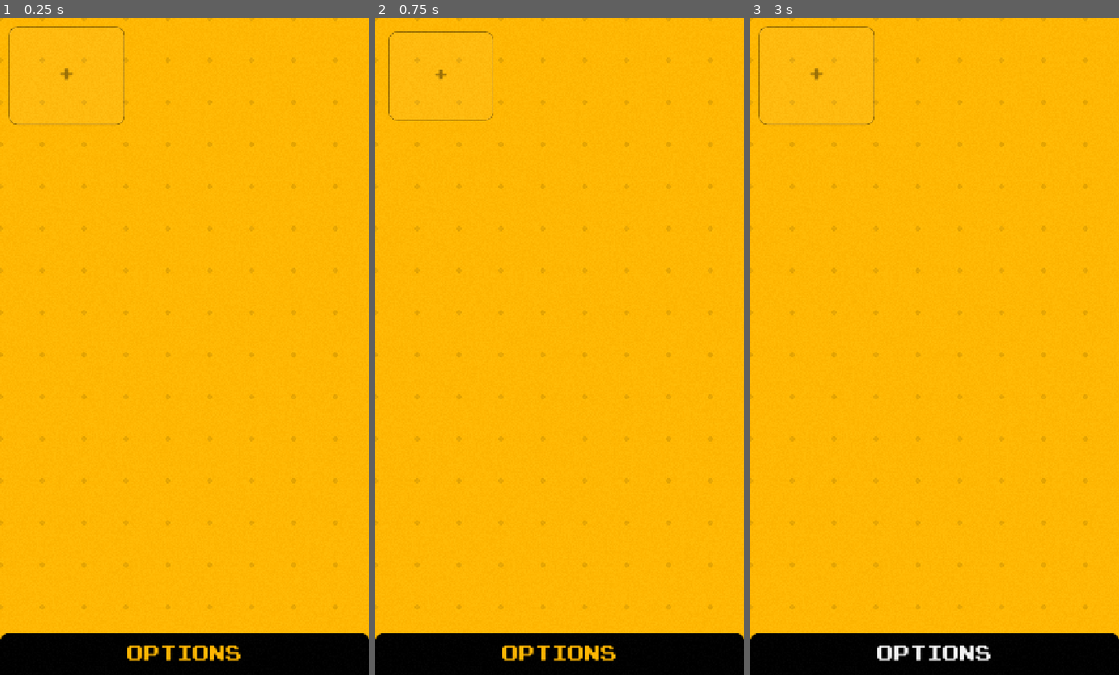
Above: before the commit, frames 1-3 (left to right).
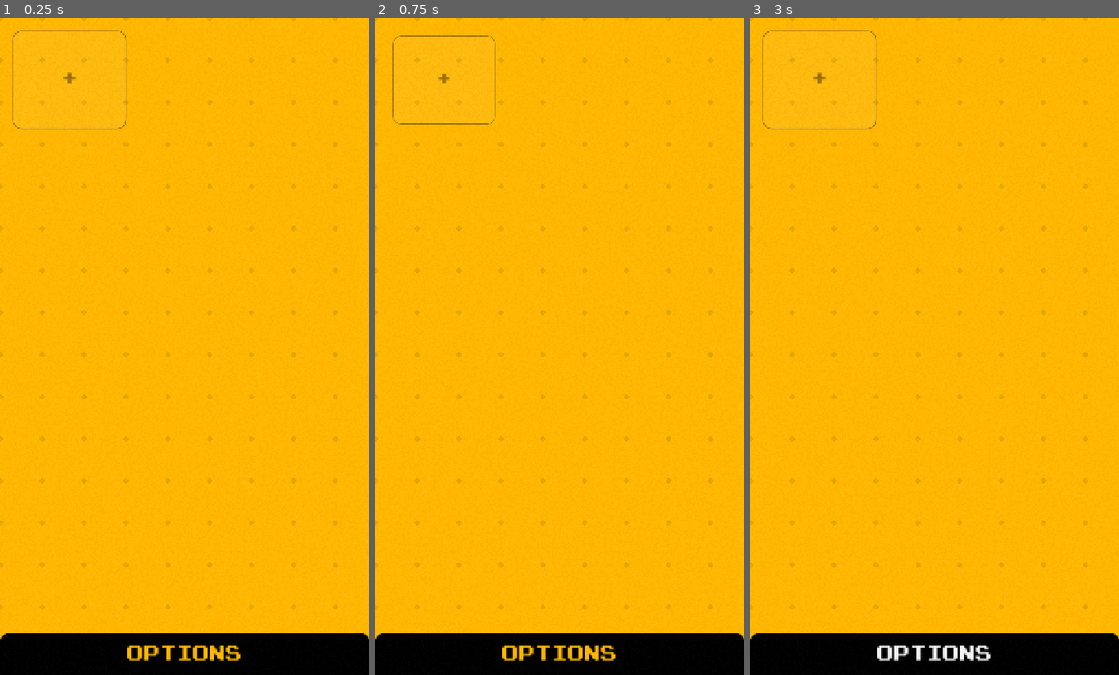
Above: after the commit, the same moments.

Repository: gatheesha/godak
Game: Godot game, scene res://app.tscn
Two runs of this game, one before a commit and one after it. Both use one fixed random seed, a clock stepped at 60 frames per second and the inputs below. Sound files missing from this copy of the repository are replaced by a short silence.
Inputs (mouse positions are in pixels of both pictures, inside the frame that each line leads up to; where the layout moved, square brackets give the same spot in the first picture):
- Up to frame 1 (0.25 s): no input
- Up to frame 2 (0.75 s): click (445, 77) [441, 77] at 0.5 s
- Up to frame 3 (3 s): click (820, 77) [816, 77] at 1.25 s; click (820, 77) [816, 77] at 2 s; click "OPTIONS" at 2.75 s

The runs differ from the first frame. In frame 1, 0.6% of the frame differs, in the area x 2-35%, y 1-17%; in frame 2, 0.4%; in frame 3, 0.6%.

Commit message:
fixes

Diff:
--- a/app.tscn
+++ b/app.tscn
@@ -4,7 +4,7 @@
 [ext_resource type="PackedScene" uid="uid://cpkabwl483e1d" path="res://background/background.tscn" id="2_d7sxu"]
 [ext_resource type="PackedScene" uid="uid://bjhhw0xd6282m" path="res://panel/panel.tscn" id="2_i4801"]
 [ext_resource type="Script" uid="uid://5eexlsjakntb" path="res://audio_grid/grid_container.gd" id="2_qbwvd"]
-[ext_resource type="PackedScene" uid="uid://bl8vda4h2bwyh" path="res://Notify/notify.tscn" id="4_nee2x"]
+[ext_resource type="PackedScene" uid="uid://bl8vda4h2bwyh" path="res://notify/notify.tscn" id="4_nee2x"]
 [ext_resource type="Script" uid="uid://bx600xmw11qfk" path="res://bottom_bar/bottom_bar.gd" id="4_v7vdx"]
 
 [sub_resource type="Shader" id="Shader_d7sxu"]
@@ -131,10 +131,10 @@
 anchor_bottom = 1.0
 grow_horizontal = 2
 grow_vertical = 2
-theme_override_constants/margin_left = 16
-theme_override_constants/margin_top = 16
-theme_override_constants/margin_right = 24
-theme_override_constants/margin_bottom = 16
+theme_override_constants/margin_left = 24
+theme_override_constants/margin_top = 24
+theme_override_constants/margin_right = 32
+theme_override_constants/margin_bottom = 24
 
 [node name="ScrollContainer" type="ScrollContainer" parent="MarginContainer"]
 clip_contents = false
@@ -146,8 +146,8 @@
 size_flags_horizontal = 3
 size_flags_vertical = 3
 mouse_filter = 2
-theme_override_constants/h_separation = 32
-theme_override_constants/v_separation = 32
+theme_override_constants/h_separation = 48
+theme_override_constants/v_separation = 48
 script = ExtResource("2_qbwvd")
 
 [node name="BottomBar" type="VBoxContainer" parent="."]
--- a/assets/ic--round-add-circle.svg
+++ /dev/null
@@ -1,10 +0,0 @@
-<?xml version="1.0" encoding="utf-8"?>
-<!-- Generator: Adobe Illustrator 24.3.0, SVG Export Plug-In . SVG Version: 6.00 Build 0)  -->
-<svg version="1.1" id="Layer_1" xmlns="http://www.w3.org/2000/svg" xmlns:xlink="http://www.w3.org/1999/xlink" x="0px" y="0px"
-	 viewBox="0 0 24 24" style="enable-background:new 0 0 24 24;" xml:space="preserve">
-<style type="text/css">
-	.st0{fill:#FFFFFF;}
-</style>
-<path class="st0" d="M12,2C6.5,2,2,6.5,2,12s4.5,10,10,10s10-4.5,10-10S17.5,2,12,2 M16,13h-3v3c0,0.5-0.4,1-1,1s-1-0.5-1-1v-3H8
-	c-0.6,0-1-0.4-1-1s0.4-1,1-1h3V8c0-0.6,0.4-1,1-1s1,0.4,1,1v3h3c0.5,0,1,0.4,1,1S16.5,13,16,13"/>
-</svg>
--- a/assets/ic--round-settings.svg
+++ /dev/null
@@ -1,14 +0,0 @@
-<?xml version="1.0" encoding="utf-8"?>
-<!-- Generator: Adobe Illustrator 24.3.0, SVG Export Plug-In . SVG Version: 6.00 Build 0)  -->
-<svg version="1.1" id="Layer_1" xmlns="http://www.w3.org/2000/svg" xmlns:xlink="http://www.w3.org/1999/xlink" x="0px" y="0px"
-	 viewBox="0 0 24 24" style="enable-background:new 0 0 24 24;" xml:space="preserve">
-<style type="text/css">
-	.st0{fill:#FFFFFF;}
-</style>
-<path class="st0" d="M19.5,12c0-0.2,0-0.4,0-0.7l1.9-1.4c0.4-0.3,0.5-0.9,0.3-1.3l-1.9-3.2c-0.2-0.4-0.8-0.6-1.2-0.4l-2.1,0.9
-	c-0.4-0.3-0.8-0.5-1.2-0.7l-0.3-2.3c-0.1-0.5-0.5-0.9-1-0.9h-3.7c-0.5,0-0.9,0.4-1,0.9L8.8,5.2C8.4,5.4,8,5.6,7.7,5.9L5.5,5
-	c-0.5-0.2-1,0-1.2,0.4L2.4,8.6c-0.2,0.4-0.1,1,0.3,1.3l1.9,1.4c0,0.4,0,0.9,0,1.4l-1.9,1.4c-0.4,0.3-0.5,0.9-0.3,1.3l1.9,3.2
-	c0.2,0.4,0.8,0.6,1.2,0.4l2.2-0.9c0.4,0.3,0.8,0.5,1.2,0.7l0.3,2.3c0.1,0.5,0.5,0.9,1,0.9h3.7c0.5,0,0.9-0.4,1-0.9l0.3-2.3
-	c0.4-0.2,0.8-0.4,1.2-0.7l2.1,0.9c0.5,0.2,1,0,1.2-0.4l1.9-3.2c0.2-0.4,0.1-1-0.3-1.3l-1.9-1.4C19.5,12.5,19.5,12.2,19.5,12
-	 M12,15.5c-1.9,0-3.5-1.6-3.5-3.5s1.6-3.5,3.5-3.5s3.5,1.6,3.5,3.5S14,15.5,12,15.5"/>
-</svg>
--- a/assets/ic--round-stop-circle.svg
+++ /dev/null
@@ -1,10 +0,0 @@
-<?xml version="1.0" encoding="utf-8"?>
-<!-- Generator: Adobe Illustrator 24.3.0, SVG Export Plug-In . SVG Version: 6.00 Build 0)  -->
-<svg version="1.1" id="Layer_1" xmlns="http://www.w3.org/2000/svg" xmlns:xlink="http://www.w3.org/1999/xlink" x="0px" y="0px"
-	 viewBox="0 0 24 24" style="enable-background:new 0 0 24 24;" xml:space="preserve">
-<style type="text/css">
-	.st0{fill:#FFFFFF;}
-</style>
-<path class="st0" d="M12,2C6.5,2,2,6.5,2,12s4.5,10,10,10s10-4.5,10-10S17.5,2,12,2 M15,16H9c-0.6,0-1-0.4-1-1V9c0-0.6,0.4-1,1-1h6
-	c0.6,0,1,0.4,1,1v6C16,15.6,15.6,16,15,16"/>
-</svg>
--- a/assets/pixelarticons--play.svg
+++ /dev/null
@@ -1 +0,0 @@
-<svg xmlns="http://www.w3.org/2000/svg" width="24" height="24" viewBox="0 0 24 24"><path fill="currentColor" d="M10 20H8V4h2v2h2v3h2v2h2v2h-2v2h-2v3h-2z"/></svg>
--- a/assets/pixelarticons--stop.svg
+++ /dev/null
@@ -1,9 +0,0 @@
-<?xml version="1.0" encoding="utf-8"?>
-<!-- Generator: Adobe Illustrator 24.3.0, SVG Export Plug-In . SVG Version: 6.00 Build 0)  -->
-<svg version="1.1" id="Layer_1" xmlns="http://www.w3.org/2000/svg" xmlns:xlink="http://www.w3.org/1999/xlink" x="0px" y="0px"
-	 viewBox="0 0 24 24" style="enable-background:new 0 0 24 24;" xml:space="preserve">
-<style type="text/css">
-	.st0{fill:#FFFFFF;}
-</style>
-<rect x="6" y="4" class="st0" width="12" height="16"/>
-</svg>
--- a/audio_clip_settings/audio_clip_settings.tscn
+++ b/audio_clip_settings/audio_clip_settings.tscn
@@ -1,8 +1,76 @@
-[gd_scene load_steps=4 format=3 uid="uid://bfykok3ld6iit"]
+[gd_scene load_steps=9 format=3 uid="uid://bfykok3ld6iit"]
 
 [ext_resource type="Script" uid="uid://moaybw2efyvq" path="res://audio_clip_settings/audio_clip_settings.gd" id="1_d3307"]
 [ext_resource type="PackedScene" uid="uid://sayqhlslio3r" path="res://volume_controller/volume_controller.tscn" id="2_6mynr"]
 [ext_resource type="AudioStream" uid="uid://dt6awhwiqy7yl" path="res://assets/DM-CGS-03.wav" id="3_s01mg"]
+
+[sub_resource type="StyleBoxFlat" id="StyleBoxFlat_s01mg"]
+content_margin_left = 16.0
+content_margin_top = 16.0
+content_margin_right = 16.0
+content_margin_bottom = 16.0
+bg_color = Color(0, 0, 0, 1)
+border_width_left = 4
+border_width_top = 4
+border_width_right = 4
+border_width_bottom = 4
+border_color = Color(0.87451, 0.94902, 0.384314, 1)
+corner_radius_top_left = 128
+corner_radius_top_right = 128
+corner_radius_bottom_right = 128
+corner_radius_bottom_left = 128
+corner_detail = 4
+
+[sub_resource type="StyleBoxFlat" id="StyleBoxFlat_solvu"]
+content_margin_left = 16.0
+content_margin_top = 16.0
+content_margin_right = 16.0
+content_margin_bottom = 16.0
+bg_color = Color(0.87451, 0.94902, 0.384314, 1)
+corner_radius_top_left = 128
+corner_radius_top_right = 128
+corner_radius_bottom_right = 128
+corner_radius_bottom_left = 128
+corner_detail = 4
+
+[sub_resource type="StyleBoxFlat" id="StyleBoxFlat_6kcw1"]
+content_margin_left = 16.0
+content_margin_top = 16.0
+content_margin_right = 16.0
+content_margin_bottom = 16.0
+bg_color = Color(1, 1, 1, 1)
+border_width_left = 4
+border_width_top = 4
+border_width_right = 4
+border_width_bottom = 4
+border_color = Color(0.87451, 0.94902, 0.384314, 1)
+corner_radius_top_left = 128
+corner_radius_top_right = 128
+corner_radius_bottom_right = 128
+corner_radius_bottom_left = 128
+corner_detail = 4
+
+[sub_resource type="StyleBoxFlat" id="StyleBoxFlat_rnnws"]
+content_margin_left = 16.0
+content_margin_top = 16.0
+content_margin_right = 16.0
+content_margin_bottom = 16.0
+bg_color = Color(0.87451, 0.94902, 0.384314, 1)
+corner_radius_top_left = 16
+corner_radius_top_right = 16
+corner_radius_bottom_right = 16
+corner_radius_bottom_left = 16
+corner_detail = 4
+
+[sub_resource type="StyleBoxFlat" id="StyleBoxFlat_at372"]
+content_margin_left = 8.0
+content_margin_top = 8.0
+content_margin_right = 8.0
+content_margin_bottom = 8.0
+bg_color = Color(0, 0, 0, 1)
+corner_radius_top_left = 16
+corner_radius_top_right = 16
+corner_detail = 4
 
 [node name="AudioClipSettings" type="VBoxContainer" node_paths=PackedStringArray("rename_popup", "file_replace_dialog", "volume_controller")]
 anchors_preset = 7
@@ -20,66 +88,117 @@
 file_replace_dialog = NodePath("FileReplaceDialog")
 volume_controller = NodePath("VolumeController")
 
+[node name="VolumeController" parent="." instance=ExtResource("2_6mynr")]
+layout_mode = 2
+
+[node name="DecreaseButton" parent="VolumeController" index="0"]
+theme_override_colors/font_color = Color(0.87451, 0.94902, 0.384314, 1)
+
+[node name="VolumeSlider" parent="VolumeController" index="1"]
+theme_override_styles/slider = SubResource("StyleBoxFlat_s01mg")
+theme_override_styles/grabber_area = SubResource("StyleBoxFlat_solvu")
+theme_override_styles/grabber_area_highlight = SubResource("StyleBoxFlat_6kcw1")
+
+[node name="IncreaseButton" parent="VolumeController" index="2"]
+theme_override_colors/font_color = Color(0.87451, 0.94902, 0.384314, 1)
+
+[node name="HSeparator2" type="HSeparator" parent="."]
+layout_mode = 2
+size_flags_horizontal = 3
+
 [node name="ReplaceButton" type="Button" parent="."]
 layout_mode = 2
 theme_override_colors/font_color = Color(0.87451, 0.94902, 0.384314, 1)
 text = "Replace"
 
+[node name="HSeparator3" type="HSeparator" parent="."]
+layout_mode = 2
+size_flags_horizontal = 3
+
 [node name="RenameButton" type="Button" parent="."]
 layout_mode = 2
 theme_override_colors/font_color = Color(0.87451, 0.94902, 0.384314, 1)
 text = "Rename"
 
+[node name="HSeparator4" type="HSeparator" parent="."]
+layout_mode = 2
+size_flags_horizontal = 3
+
 [node name="DeleteButton" type="Button" parent="."]
 layout_mode = 2
 theme_override_colors/font_color = Color(0.87451, 0.94902, 0.384314, 1)
 text = "Delete"
 
+[node name="HSeparator5" type="HSeparator" parent="."]
+layout_mode = 2
+size_flags_horizontal = 3
+
 [node name="LoopButton" type="Button" parent="."]
 layout_mode = 2
 size_flags_horizontal = 3
 theme_override_colors/font_color = Color(0.87451, 0.94902, 0.384314, 1)
+theme_override_styles/pressed = SubResource("StyleBoxFlat_rnnws")
 toggle_mode = true
 text = "Loop"
 
-[node name="VolumeController" parent="." instance=ExtResource("2_6mynr")]
-layout_mode = 2
-
-[node name="IncreaseButton" parent="VolumeController" index="0"]
-theme_override_colors/font_color = Color(0.87451, 0.94902, 0.384314, 1)
-
-[node name="DecreaseButton" parent="VolumeController" index="2"]
-theme_override_colors/font_color = Color(0.87451, 0.94902, 0.384314, 1)
+[node name="HSeparator6" type="HSeparator" parent="."]
+layout_mode = 2
+size_flags_horizontal = 3
 
 [node name="RenamePopup" type="PopupPanel" parent="."]
 auto_translate_mode = 1
-title = "Rename Node"
+title = "Rename"
 initial_position = 1
-size = Vector2i(124, 136)
+size = Vector2i(440, 360)
 keep_title_visible = true
-
-[node name="VBoxContainer" type="VBoxContainer" parent="RenamePopup"]
-offset_left = 4.0
-offset_top = 4.0
-offset_right = 180.0
-offset_bottom = 152.0
-
-[node name="Title" type="Label" parent="RenamePopup/VBoxContainer"]
-layout_mode = 2
-text = "Rename Node"
-
-[node name="RenameLineEdit" type="LineEdit" parent="RenamePopup/VBoxContainer"]
+theme_override_styles/panel = SubResource("StyleBoxFlat_at372")
+
+[node name="MarginContainer" type="MarginContainer" parent="RenamePopup"]
+offset_left = 8.0
+offset_top = 8.0
+offset_right = 432.0
+offset_bottom = 352.0
+theme_override_constants/margin_left = 32
+theme_override_constants/margin_top = 32
+theme_override_constants/margin_right = 32
+theme_override_constants/margin_bottom = 32
+
+[node name="VBoxContainer" type="VBoxContainer" parent="RenamePopup/MarginContainer"]
+layout_mode = 2
+
+[node name="Title" type="Label" parent="RenamePopup/MarginContainer/VBoxContainer"]
+visible = false
+layout_mode = 2
+theme_override_colors/font_color = Color(1, 0.94902, 0.913725, 1)
+text = "Rename"
+horizontal_alignment = 1
+
+[node name="HSeparator7" type="HSeparator" parent="RenamePopup/MarginContainer/VBoxContainer"]
+layout_mode = 2
+size_flags_horizontal = 3
+
+[node name="RenameLineEdit" type="LineEdit" parent="RenamePopup/MarginContainer/VBoxContainer"]
 unique_name_in_owner = true
+custom_minimum_size = Vector2(0, 64)
 layout_mode = 2
 placeholder_text = "Name"
 
-[node name="DoneButton" type="Button" parent="RenamePopup/VBoxContainer"]
+[node name="HSeparator8" type="HSeparator" parent="RenamePopup/MarginContainer/VBoxContainer"]
+layout_mode = 2
+size_flags_horizontal = 3
+
+[node name="DoneButton" type="Button" parent="RenamePopup/MarginContainer/VBoxContainer"]
 unique_name_in_owner = true
 layout_mode = 2
 text = "Done"
 
-[node name="CancelButton" type="Button" parent="RenamePopup/VBoxContainer"]
-layout_mode = 2
+[node name="HSeparator9" type="HSeparator" parent="RenamePopup/MarginContainer/VBoxContainer"]
+layout_mode = 2
+size_flags_horizontal = 3
+
+[node name="CancelButton" type="Button" parent="RenamePopup/MarginContainer/VBoxContainer"]
+layout_mode = 2
+theme_override_colors/font_color = Color(0.5, 0.35975, 0.005, 1)
 text = "Cancel"
 
 [node name="FileReplaceDialog" type="FileDialog" parent="."]
@@ -95,13 +214,13 @@
 [node name="AudioStreamPlayer" type="AudioStreamPlayer" parent="."]
 stream = ExtResource("3_s01mg")
 
+[connection signal="volume_changed" from="VolumeController" to="." method="_on_volume_controller_volume_changed"]
 [connection signal="pressed" from="ReplaceButton" to="." method="_on_replace_button_pressed"]
 [connection signal="pressed" from="RenameButton" to="." method="_on_rename_button_pressed"]
 [connection signal="pressed" from="DeleteButton" to="." method="_on_delete_button_pressed"]
 [connection signal="toggled" from="LoopButton" to="." method="_on_loop_button_toggled"]
-[connection signal="volume_changed" from="VolumeController" to="." method="_on_volume_controller_volume_changed"]
-[connection signal="text_submitted" from="RenamePopup/VBoxContainer/RenameLineEdit" to="." method="_on_line_edit_text_submitted"]
-[connection signal="pressed" from="RenamePopup/VBoxContainer/DoneButton" to="." method="_on_done_button_pressed"]
-[connection signal="pressed" from="RenamePopup/VBoxContainer/CancelButton" to="." method="_on_cancel_button_pressed"]
+[connection signal="text_submitted" from="RenamePopup/MarginContainer/VBoxContainer/RenameLineEdit" to="." method="_on_line_edit_text_submitted"]
+[connection signal="pressed" from="RenamePopup/MarginContainer/VBoxContainer/DoneButton" to="." method="_on_done_button_pressed"]
+[connection signal="pressed" from="RenamePopup/MarginContainer/VBoxContainer/CancelButton" to="." method="_on_cancel_button_pressed"]
 
 [editable path="VolumeController"]
--- a/default.tres
+++ b/default.tres
@@ -22,6 +22,7 @@
 content_margin_right = 16.0
 content_margin_bottom = 16.0
 bg_color = Color(0, 0, 0, 1)
+border_color = Color(1, 0.7195, 0.00999999, 0.0862745)
 corner_radius_top_left = 16
 corner_radius_top_right = 16
 corner_radius_bottom_right = 16
@@ -38,6 +39,62 @@
 corner_radius_top_right = 16
 corner_radius_bottom_right = 16
 corner_radius_bottom_left = 16
+corner_detail = 4
+
+[sub_resource type="StyleBoxLine" id="StyleBoxLine_nixot"]
+color = Color(0.08, 0.08, 0.08, 1)
+thickness = 2
+
+[sub_resource type="ImageTexture" id="ImageTexture_nixot"]
+
+[sub_resource type="ImageTexture" id="ImageTexture_frq1j"]
+
+[sub_resource type="ImageTexture" id="ImageTexture_jsgte"]
+
+[sub_resource type="StyleBoxFlat" id="StyleBoxFlat_ir6w1"]
+content_margin_left = 16.0
+content_margin_top = 16.0
+content_margin_right = 16.0
+content_margin_bottom = 16.0
+bg_color = Color(1, 0.717647, 0.0117647, 1)
+corner_radius_top_left = 128
+corner_radius_top_right = 128
+corner_radius_bottom_right = 128
+corner_radius_bottom_left = 128
+corner_detail = 4
+
+[sub_resource type="StyleBoxFlat" id="StyleBoxFlat_y7ndg"]
+content_margin_left = 16.0
+content_margin_top = 16.0
+content_margin_right = 16.0
+content_margin_bottom = 16.0
+bg_color = Color(1, 1, 1, 1)
+border_width_left = 4
+border_width_top = 4
+border_width_right = 4
+border_width_bottom = 4
+border_color = Color(1, 0.717647, 0.0117647, 1)
+corner_radius_top_left = 128
+corner_radius_top_right = 128
+corner_radius_bottom_right = 128
+corner_radius_bottom_left = 128
+corner_detail = 4
+
+[sub_resource type="StyleBoxFlat" id="StyleBoxFlat_3a8jl"]
+content_margin_left = 16.0
+content_margin_top = 16.0
+content_margin_right = 16.0
+content_margin_bottom = 16.0
+bg_color = Color(0, 0, 0, 1)
+border_width_left = 4
+border_width_top = 4
+border_width_right = 4
+border_width_bottom = 4
+border_color = Color(1, 0.717647, 0.0117647, 1)
+corner_radius_top_left = 128
+corner_radius_top_right = 128
+corner_radius_bottom_right = 128
+corner_radius_bottom_left = 128
 corner_detail = 4
 
 [sub_resource type="StyleBoxFlat" id="StyleBoxFlat_nixot"]
@@ -60,5 +117,13 @@
 Button/styles/hover = SubResource("StyleBoxFlat_jsgte")
 Button/styles/normal = SubResource("StyleBoxFlat_frq1j")
 Button/styles/pressed = SubResource("StyleBoxFlat_lb50s")
+HSeparator/constants/separation = 8
+HSeparator/styles/separator = SubResource("StyleBoxLine_nixot")
+HSlider/icons/grabber = SubResource("ImageTexture_nixot")
+HSlider/icons/grabber_disabled = SubResource("ImageTexture_frq1j")
+HSlider/icons/grabber_highlight = SubResource("ImageTexture_jsgte")
+HSlider/styles/grabber_area = SubResource("StyleBoxFlat_ir6w1")
+HSlider/styles/grabber_area_highlight = SubResource("StyleBoxFlat_y7ndg")
+HSlider/styles/slider = SubResource("StyleBoxFlat_3a8jl")
 Label/colors/font_color = Color(0, 0, 0, 1)
 PanelContainer/styles/panel = SubResource("StyleBoxFlat_nixot")
--- a/Notify/notify.tscn
+++ b/notify/notify.tscn
@@ -1,6 +1,6 @@
 [gd_scene load_steps=2 format=3 uid="uid://bl8vda4h2bwyh"]
 
-[ext_resource type="Script" uid="uid://bro1swalhgffx" path="res://Notify/notify.gd" id="1_i803y"]
+[ext_resource type="Script" uid="uid://bro1swalhgffx" path="res://notify/notify.gd" id="1_i803y"]
 
 [node name="Notify" type="MarginContainer"]
 anchors_preset = 10
--- a/soundboard_settings/sound_board_settings.tscn
+++ b/soundboard_settings/sound_board_settings.tscn
@@ -25,24 +25,36 @@
 filters = PackedStringArray("*.godk")
 use_native_dialog = true
 
+[node name="VolumeController" parent="." instance=ExtResource("1_sdyqd")]
+layout_mode = 2
+
+[node name="HSeparator2" type="HSeparator" parent="."]
+layout_mode = 2
+size_flags_horizontal = 3
+
 [node name="SaveButton" type="Button" parent="."]
 layout_mode = 2
 text = "Save"
+
+[node name="HSeparator3" type="HSeparator" parent="."]
+layout_mode = 2
+size_flags_horizontal = 3
 
 [node name="LoadButton" type="Button" parent="."]
 layout_mode = 2
 text = "Load"
 
+[node name="HSeparator4" type="HSeparator" parent="."]
+layout_mode = 2
+size_flags_horizontal = 3
+
 [node name="NewButton" type="Button" parent="."]
 layout_mode = 2
 text = "New Project"
 
-[node name="VolumeController" parent="." instance=ExtResource("1_sdyqd")]
-layout_mode = 2
-
 [connection signal="file_selected" from="SaveFileDialog" to="." method="_on_save_file_dialog_file_selected"]
 [connection signal="file_selected" from="LoadFileDialog" to="." method="_on_load_file_dialog_file_selected"]
+[connection signal="volume_changed" from="VolumeController" to="." method="_on_volume_controller_volume_changed"]
 [connection signal="pressed" from="SaveButton" to="." method="_on_save_button_pressed"]
 [connection signal="pressed" from="LoadButton" to="." method="_on_load_button_pressed"]
 [connection signal="pressed" from="NewButton" to="." method="_on_new_button_pressed"]
-[connection signal="volume_changed" from="VolumeController" to="." method="_on_volume_controller_volume_changed"]
--- a/volume_controller/volume_controller.tscn
+++ b/volume_controller/volume_controller.tscn
@@ -11,20 +11,21 @@
 alignment = 1
 script = ExtResource("1_ur2fg")
 
-[node name="IncreaseButton" type="Button" parent="."]
+[node name="DecreaseButton" type="Button" parent="."]
 layout_mode = 2
-text = " + "
+text = " - "
 
 [node name="VolumeSlider" type="HSlider" parent="."]
 unique_name_in_owner = true
 layout_mode = 2
 size_flags_horizontal = 3
 size_flags_vertical = 1
+value = 20.0
 
-[node name="DecreaseButton" type="Button" parent="."]
+[node name="IncreaseButton" type="Button" parent="."]
 layout_mode = 2
-text = " - "
+text = " + "
 
+[connection signal="pressed" from="DecreaseButton" to="." method="_on_decrease_button_pressed"]
+[connection signal="value_changed" from="VolumeSlider" to="." method="_on_volume_slider_value_changed"]
 [connection signal="pressed" from="IncreaseButton" to="." method="_on_increase_button_pressed"]
-[connection signal="value_changed" from="VolumeSlider" to="." method="_on_volume_slider_value_changed"]
-[connection signal="pressed" from="DecreaseButton" to="." method="_on_decrease_button_pressed"]
Binary file removed: assets/Quicksand-Bold.ttf
Not shown, removed: assets/Quicksand-Bold.ttf.import
Binary file removed: assets/SpaceGrotesk-Medium.ttf
Not shown, removed: assets/SpaceGrotesk-Medium.ttf.import
Binary file removed: assets/WorkSans-Bold.ttf
Not shown, removed: assets/WorkSans-Bold.ttf.import
Not shown, removed: assets/ic--round-add-circle.svg.import
Not shown, removed: assets/ic--round-settings.svg.import
Not shown, removed: assets/ic--round-stop-circle.svg.import
Not shown, removed: assets/pixelarticons--play.svg.import
Not shown, removed: assets/pixelarticons--stop.svg.import
Binary file removed: assets/stop_btn.png
(and 5 more such lines)
